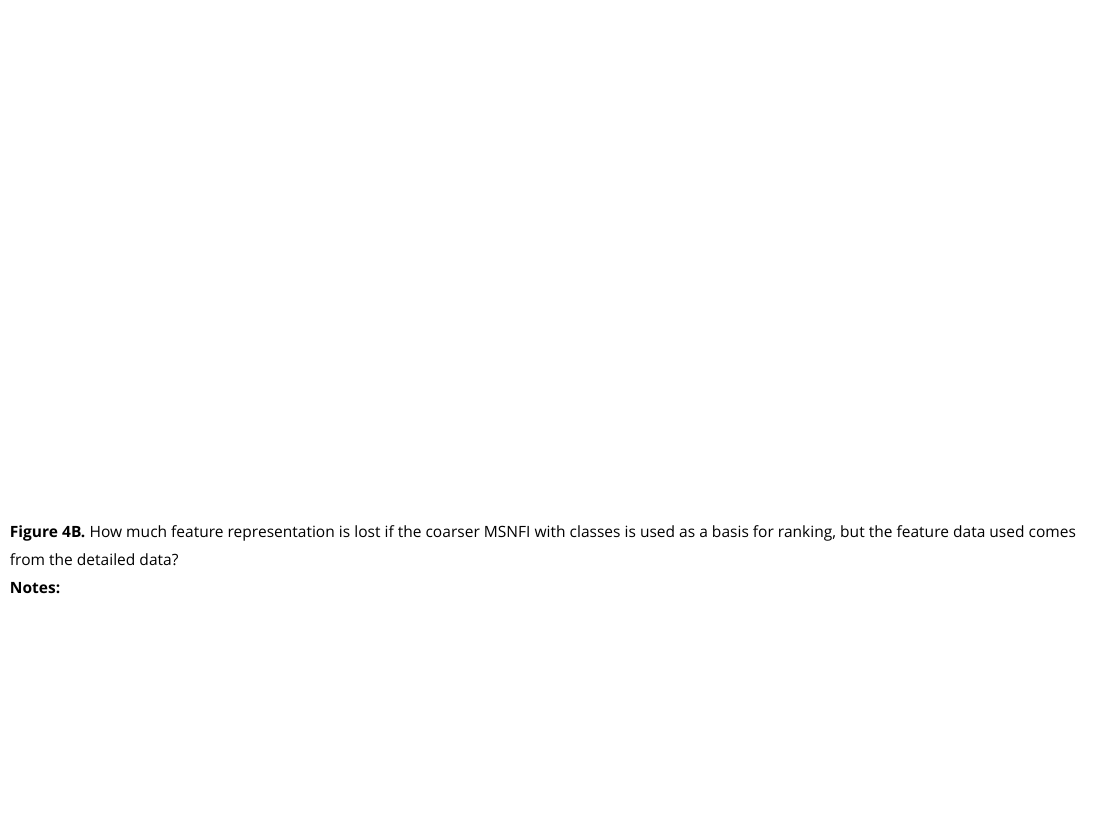
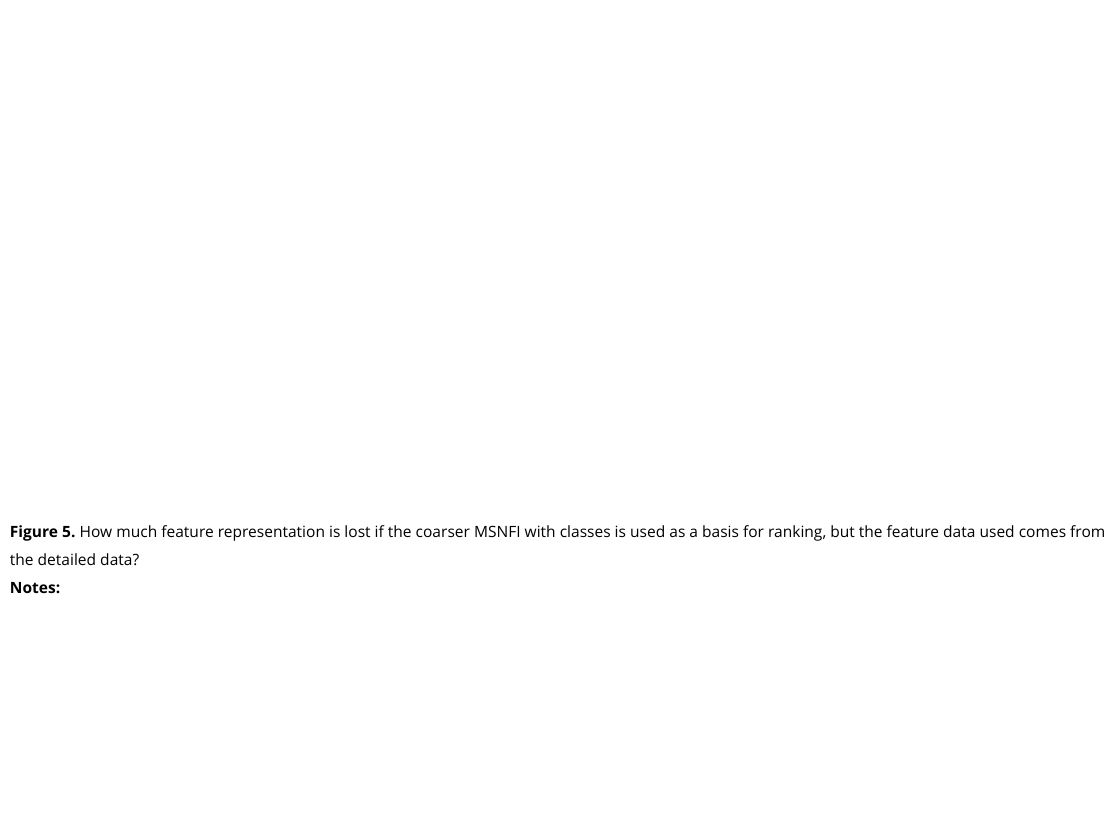
Before and after one commit to jlehtoma/validityms, a slide deck: slide 33 of reports/validity_ms_outline.ppt (slide 31 before the commit). Drawn at 1120x840 pixels with LibreOffice and Linux fonts; fonts in the diff are those of the drawing. Boxes give left, top, right and bottom in pixels: in the first picture for what was removed or moved away, otherwise in the second. Text is boxed around its words. In the diff, an @@ line names an element or a change of style, - is before the commit and + after.

```diff
--- a/reports/validity_ms_outline.ppt
+++ b/reports/validity_ms_outline.ppt
@@ text at (10,525,1105,565): text changed @@
-Figure 4B. How much feature representation is lost if the coarser MSNFI with classes is used as a basis for ranking, but the feature data used comes from the detailed data?
+Figure 5. How much feature representation is lost if the coarser MSNFI with classes is used as a basis for ranking, but the feature data used comes from the detailed data?
```
Also in this commit, not shown: 23 other slides changed, 14 slides added, 9 slides removed.
